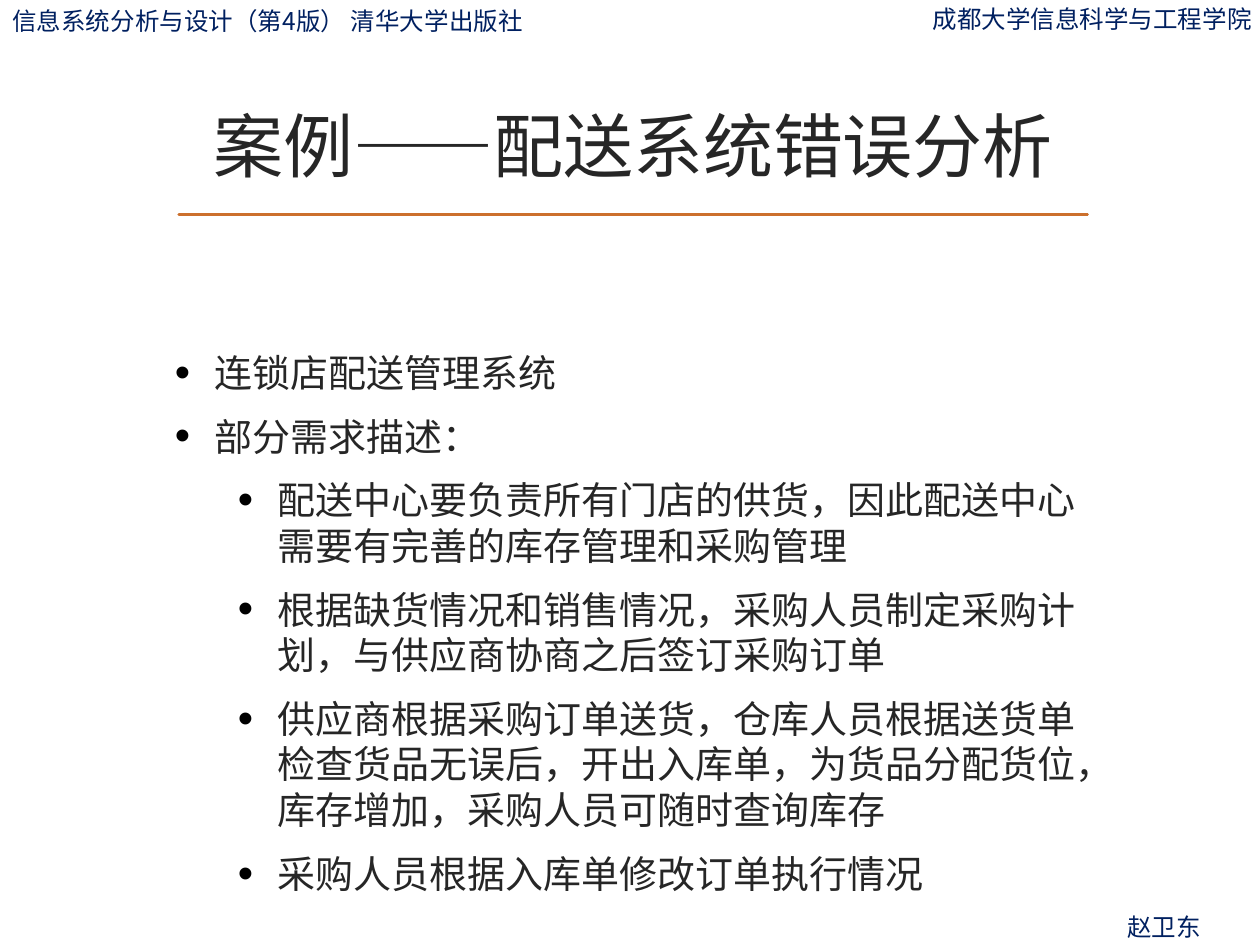
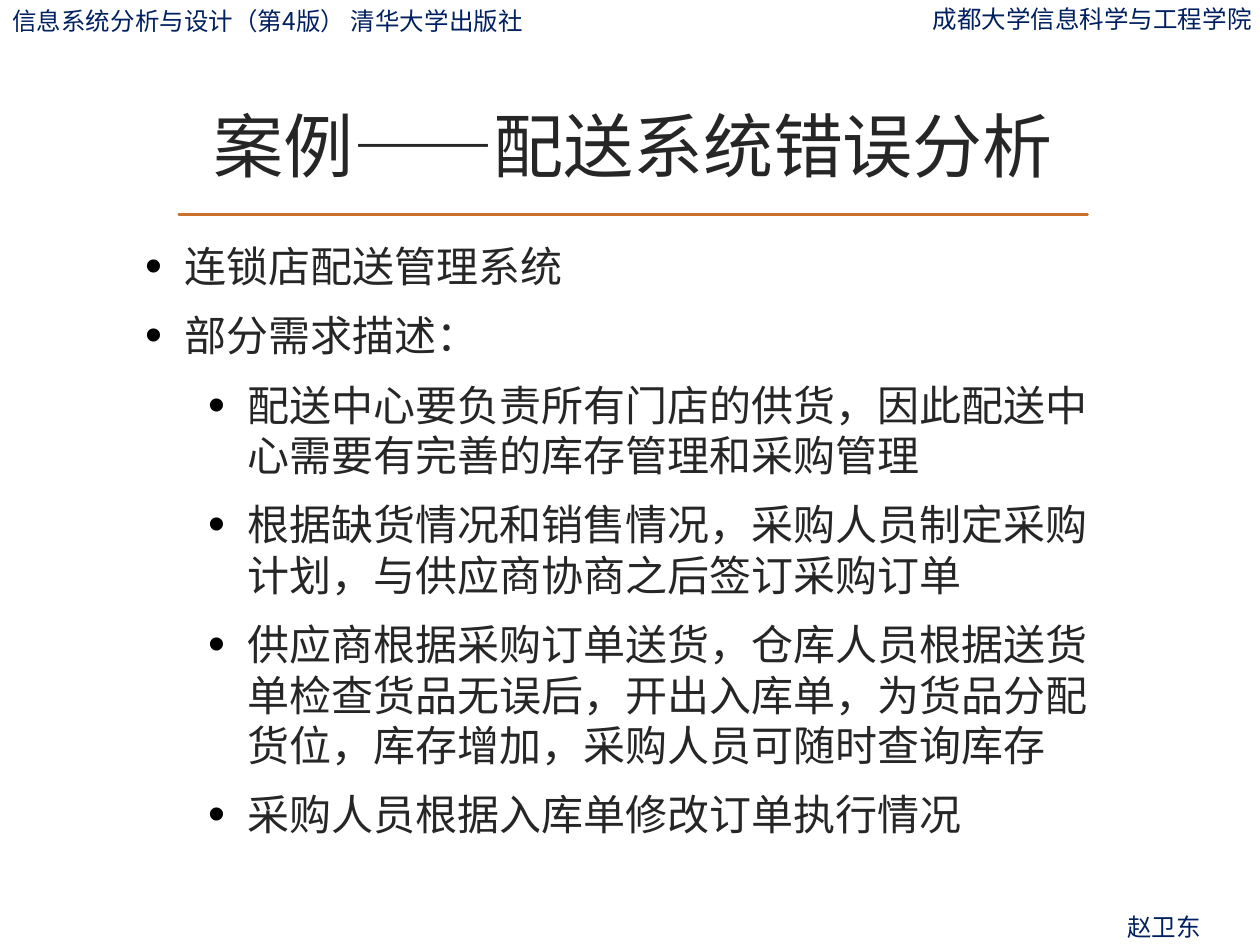
Before and after one commit to ylfagh/is_analysis-1, a slide deck: slide 83 of ppt/第6章-流程建模.pptx. Drawn at 1260x945 pixels with LibreOffice and Linux fonts; fonts in the diff are those of the drawing; background and template pictures are left out. Boxes give left, top, right and bottom in pixels: in the first picture for what was removed or moved away, otherwise in the second. Text is boxed around its words. In the diff, an @@ line names an element or a change of style, - is before the commit and + after.

```diff
--- a/ppt/第6章-流程建模.pptx
+++ b/ppt/第6章-流程建模.pptx
@@ text "连锁店配送管理系统": place and size @@
-text "连锁店配送管理系统" at bbox=[214, 355, 1113, 891]
+text "连锁店配送管理系统" at bbox=[185, 246, 1088, 834]
@@ text "连锁店配送管理系统" at bbox=[185, 246, 1088, 834]: size 21.7 to 24 pt @@
```
Also in this commit, not shown: 51 other slides changed, 30 slides removed.
